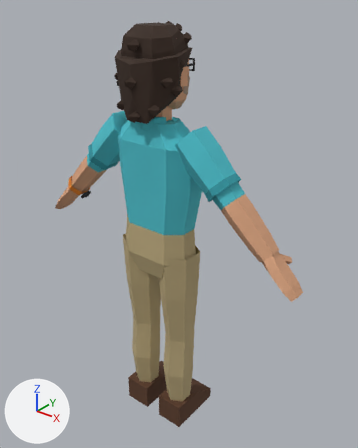
The glTF model characters/curly_analyst/curly_analyst.glb as it was, and as the next commit left it.
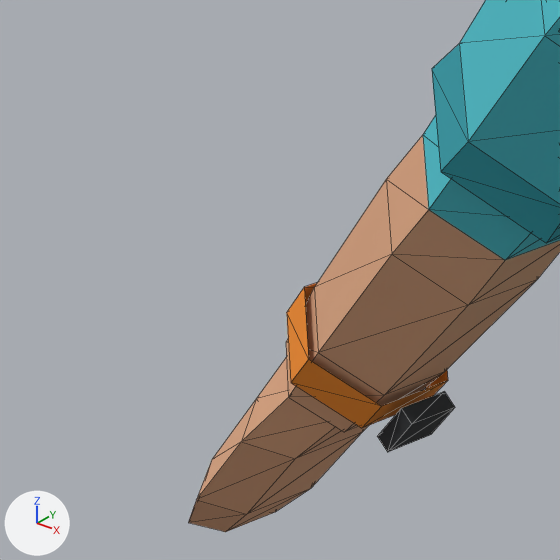
Each version is shown whole from a camera (50 mm lens) standing at (1.221, -1.399, 1.887) and looking at (0.032, 0.086, 0.966), then close up on the part from 8% to 29% of the width and 31% to 48% of the height. Lighting does not change. The marker at lower left points along +X, +Y and +Z. The first two pictures are the older version. The close-ups show mesh edges as thin lines. Vertices at exactly the same position are counted once.

Objects in the first close-up: 'curly_analyst'.
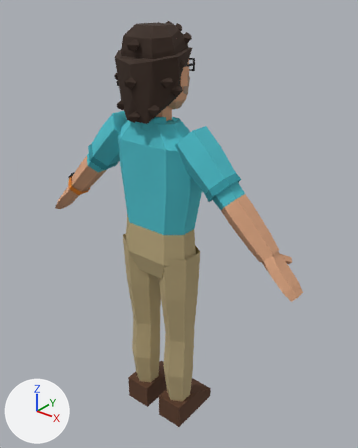
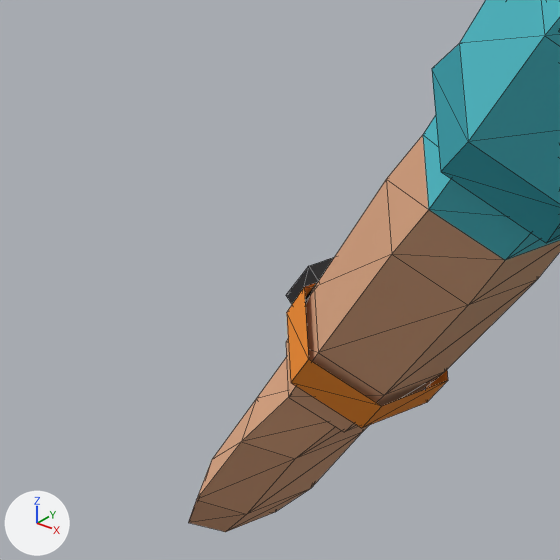
Boxes (x1, y1, x2, y2) around the edits, measured in the close-ups (560 x 560 px; the box of a moved part takes in the faces that stretch with it):
```json
{"part": 1, "of": "me_curly_analyst", "change": "moved or reshaped", "before": [377, 392, 455, 452], "after": [286, 257, 334, 304]}
```

The change, as JSON lines over the scene's bpy script:
```json
{"block": "me_curly_analyst", "where": "me_curly_analyst.from_pydata(...)  # 849 vertices, 1296 faces; spans x -0.65..0.65, y -0.16..0.18, z 0.0..1.77"}
{"block": "me_curly_analyst", "where": "# used by ob_curly_analyst; location = (0.0, 0.0, 0.0)"}
{"block": "me_curly_analyst", "where": "# before: 846 (-0.45, -0.02, 0.99) at pixel (387, 452), 847 (-0.44, -0.02, 1.02) at pixel (401, 408), 848 (-0.43, -0.02, 1.02) at pixel (411, 424)"}
{"block": "me_curly_analyst", "change": "me_curly_analyst part 1"}
{"op": "add", "block": "me_curly_analyst", "code": "for i in [846, 847, 848]: me_curly_analyst.vertices[i].co += Vector((-0.08, 0.04, 0.08))"}
{"op": "set", "path": "me_curly_analyst.vertices[841].co", "old": "(-0.43, 0.01, 1.02)", "new": "(-0.54, -0.02, 1.08)", "note": "pixel (455, 407) -> pixel (285, 295)"}
{"op": "set", "path": "me_curly_analyst.vertices[842].co", "old": "(-0.44, 0.01, 1.02)", "new": "(-0.51, -0.02, 1.1)", "note": "pixel (444, 391) -> pixel (308, 265)"}
{"op": "set", "path": "me_curly_analyst.vertices[843].co", "old": "(-0.46, 0.01, 1.0)", "new": "(-0.5, -0.02, 1.09)"}
{"op": "set", "path": "me_curly_analyst.vertices[844].co", "old": "(-0.45, 0.01, 0.99)", "new": "(-0.53, -0.02, 1.07)", "note": "pixel (430, 434) -> not seen"}
{"op": "set", "path": "me_curly_analyst.vertices[845].co", "old": "(-0.46, -0.02, 1.0)", "new": "(-0.53, 0.01, 1.07)", "note": "pixel (377, 436) -> not seen"}
```
